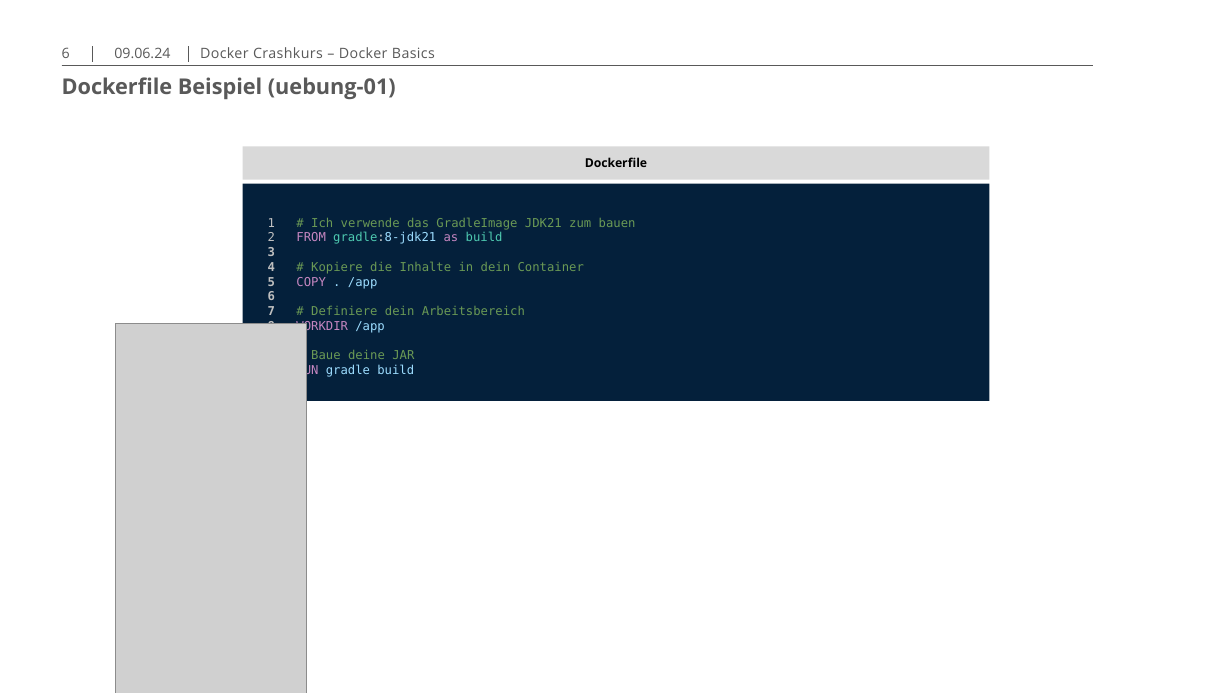
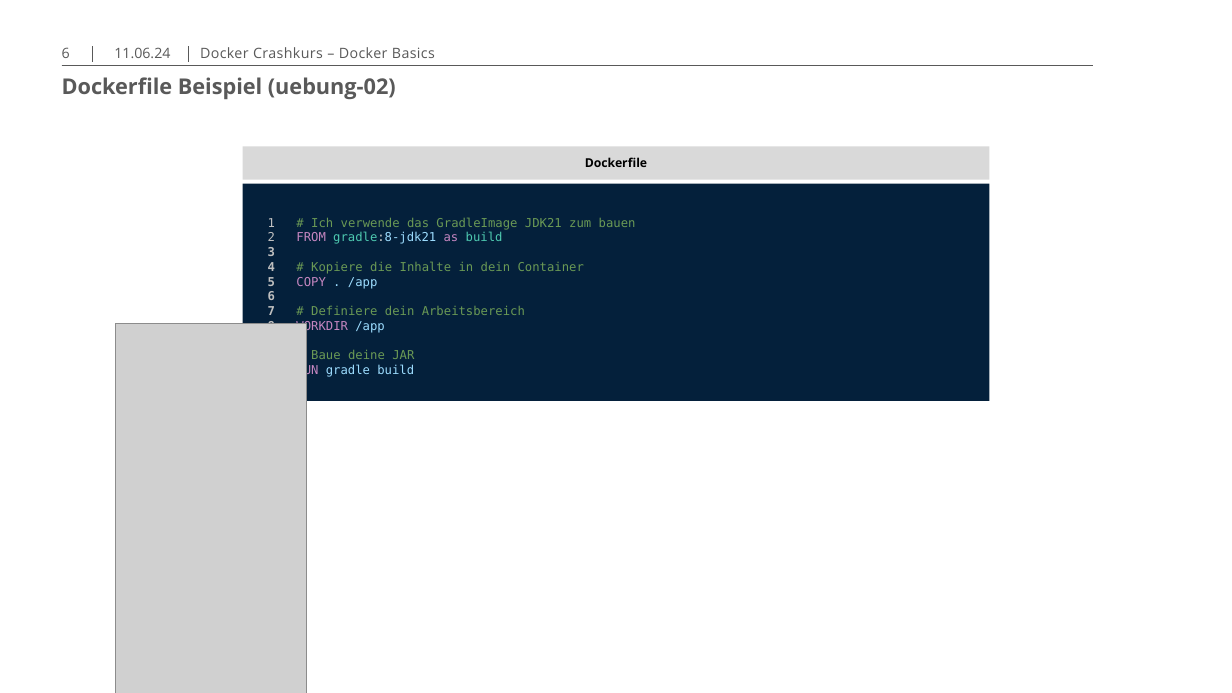
Before and after one commit to baturyusaoezdemir/docker-crashkurs, a slide deck: slide 6 of Sitzungen/02-Dockerfile/Dockerfile.pptx. Drawn at 1232x693 pixels with LibreOffice and Linux fonts; fonts in the diff are those of the drawing; grey boxes stand for pictures; background and template pictures are left out. Boxes give left, top, right and bottom in pixels: in the first picture for what was removed or moved away, otherwise in the second. Text is boxed around its words. In the diff, an @@ line names an element or a change of style, - is before the commit and + after.

```diff
--- a/Sitzungen/02-Dockerfile/Dockerfile.pptx
+++ b/Sitzungen/02-Dockerfile/Dockerfile.pptx
@@ text at <box>114,47,170,58</box>: text changed @@
-09.06.24
+11.06.24
@@ title at <box>62,77,396,99</box>: text changed @@
-Dockerfile Beispiel (uebung-01)
+Dockerfile Beispiel (uebung-02)
```
Also in this commit, not shown: 7 other slides changed, 3 other files.
